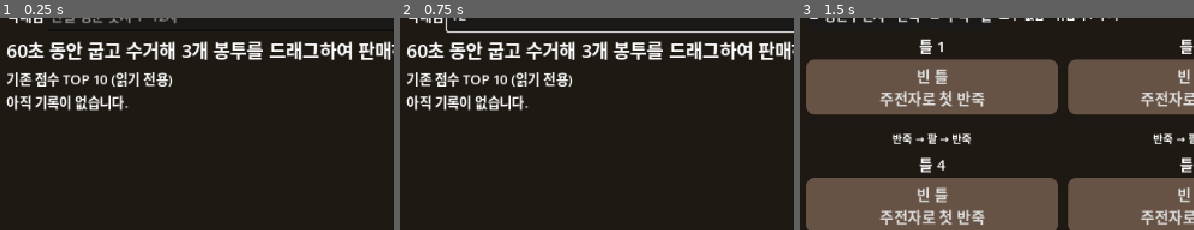
Above: before the commit, frames 1-3 (left to right).
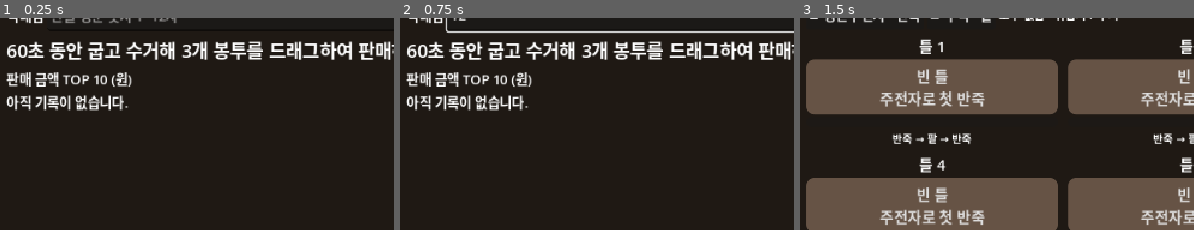
Above: after the commit, the same moments.

Repository: yeram109/bungeoppang-tycoon
Game: Godot game, scene res://scenes/main.tscn
Same seed, same stepped clock (60 frames per second), same inputs: the game is played once before the commit and once after it.
Inputs (mouse positions are % of the whole screen's width and height, from its top left):
- Up to frame 1 (0.25 s): no input
- Up to frame 2 (0.75 s): click (52, 25) at 0.52 s; type "12" at 0.6 s
- Up to frame 3 (1.5 s): click "게임 시작" at 1.25 s
The pictures show only the part of the screen within x 0-50%, y 25-75%; the shares and areas given below are measured in that part.

The runs differ from the first frame. In frame 1, 1.3% of the frame differs, in the area x 1-44%, y 25-33%; in frame 2, 1.3%; in frame 3, nothing differs.

Commit message:
feat: migrate to persistent currency leaderboard

Diff:
--- a/scripts/main.gd
+++ b/scripts/main.gd
@@ -169,7 +169,7 @@
 	leaderboard_panel.size_flags_vertical = Control.SIZE_EXPAND_FILL
 	column.add_child(leaderboard_panel)
 	var ranking_title := Label.new()
-	ranking_title.text = "기존 점수 TOP 10 (읽기 전용)"
+	ranking_title.text = "판매 금액 TOP 10 (원)"
 	leaderboard_panel.add_child(ranking_title)
 	var scroll := ScrollContainer.new()
 	scroll.size_flags_vertical = Control.SIZE_EXPAND_FILL
@@ -181,7 +181,7 @@
 	scroll.add_child(leaderboard_rows)
 	save_label = Label.new()
 	save_label.autowrap_mode = TextServer.AUTOWRAP_WORD_SMART
-	save_label.text = "기존 랭킹을 읽지 못해 빈 목록으로 표시합니다. 파일은 변경하지 않습니다." if not ranking.load_message.is_empty() else ""
+	save_label.text = ranking.load_message
 	column.add_child(save_label)
 	action_button = Button.new()
 	action_button.text = "게임 시작"
@@ -350,7 +350,7 @@
 	for index in mold_views.size():
 		var message: String = session.feedback[index] if now - session.feedback_at[index] < 1_200_000 else ""
 		mold_views[index].render(session.molds[index], index, display_time, session.running, message)
-	result_label.text = "%s 님 · 시간 종료!\n총 판매 금액 %d원" % [player_nickname, session.revenue] if ended else "60초 동안 굽고 수거해 3개 봉투를 드래그하여 판매하세요."
+	result_label.text = "%s 님 · 시간 종료!\n총 판매 금액 %d원 · 최고 판매 금액 %d원" % [player_nickname, session.revenue, ranking.best_score()] if ended else "60초 동안 굽고 수거해 3개 봉투를 드래그하여 판매하세요."
 	result_label.visible = not session.running
 	tool_row.visible = session.running
 	batter_button.set_pressed_no_signal(session.selected_tool == Session.Tool.BATTER)
@@ -384,10 +384,12 @@
 func _finish_if_needed() -> void:
 	if not has_started or session.running or result_recorded:
 		return
-	# Currency rankings are deferred to G003; preserve legacy score records.
+	# Mark the attempt before writing: repeated end/frame/UI events cannot save twice.
 	_cancel_bag_drag()
 	result_recorded = true
-	save_label.text = "이번 수익은 랭킹에 저장하지 않습니다. 기존 기록은 유지됩니다."
+	var saved: bool = ranking.add_result(player_nickname, session.revenue, int(Time.get_unix_time_from_system() * 1000))
+	save_label.text = "기록 저장 완료" if saved else "기록 저장 실패: " + ranking.last_error
+	_refresh_rankings()
 
 func _show_start() -> void:
 	if session.running:
@@ -408,7 +410,7 @@
 		var record: Dictionary = ranking.records[index]
 		var label := Label.new()
 		var played := Time.get_datetime_string_from_unix_time(int(record.played_at / 1000.0)).replace("T", " ")
-		label.text = "%2d.  %s  ·  %d점  ·  %s UTC" % [index + 1, record.nickname, record.score, played]
+		label.text = "%2d.  %s  ·  %d원  ·  %s UTC" % [index + 1, record.nickname, record.score, played]
 		label.add_theme_font_size_override("font_size", 16)
 		label.text_overrun_behavior = TextServer.OVERRUN_TRIM_ELLIPSIS
 		leaderboard_rows.add_child(label)
--- a/scripts/ranking_store.gd
+++ b/scripts/ranking_store.gd
@@ -1,5 +1,6 @@
 extends RefCounted
 ## A small local TOP 10 store. A failed write never replaces the in-memory ranking.
+const VERSION := 2 # Version 1 score points must never be interpreted as KRW.
 const LIMIT := 10
 const MAX_INTEGER := 9_007_199_254_740_990
 var path: String
@@ -37,6 +38,7 @@
 	records = []
 	next_order = 0
 	load_message = ""
+	last_error = ""
 	_read_blocked = false
 	var file := FileAccess.open(path, FileAccess.READ)
 	if file == null:
@@ -53,7 +55,16 @@
 		load_message = "랭킹 읽기 실패. 기존 파일 보호를 위해 저장하지 않습니다."
 		return
 	var json := JSON.new()
-	if json.parse(text) != OK or not _valid_document(json.data):
+	var parse_error := json.parse(text)
+	if parse_error == OK and _valid_document(json.data, 1):
+		# Replace the old points file only after an empty currency file is staged
+		# and verified. On failure, disk stays intact but legacy rows stay hidden.
+		if _write_document(JSON.stringify({"version": VERSION, "next_order": 0, "records": []}, "\t")):
+			load_message = "기존 점수 기록을 초기화하고 원화 랭킹으로 전환했습니다."
+		else:
+			load_message = "원화 랭킹 초기화 저장 실패. 기존 파일은 보존되며 표시하지 않습니다. " + last_error
+		return
+	if parse_error != OK or not _valid_document(json.data):
 		load_message = "랭킹 파일이 손상되어 빈 랭킹으로 시작합니다. 다음 결과부터 새로 저장합니다."
 		return
 	records = json.data.records.duplicate(true)
@@ -66,8 +77,8 @@
 	if records.size() > LIMIT:
 		records.resize(LIMIT)
 
-func _valid_document(data: Variant) -> bool:
-	if not data is Dictionary or data.get("version") != 1 or not data.get("records") is Array or not _whole_number(data.get("next_order")):
+func _valid_document(data: Variant, expected_version: int = VERSION) -> bool:
+	if not data is Dictionary or data.get("version") != expected_version or not data.get("records") is Array or not _whole_number(data.get("next_order")):
 		return false
 	var orders := {}
 	for record in data.records:
@@ -98,7 +109,7 @@
 	candidate.sort_custom(_earlier)
 	if candidate.size() > LIMIT:
 		candidate.resize(LIMIT)
-	var document := {"version": 1, "next_order": next_order + 1, "records": candidate}
+	var document := {"version": VERSION, "next_order": next_order + 1, "records": candidate}
 	if not _write_document(JSON.stringify(document, "\t")):
 		return false
 	records = candidate
--- a/tests/test_cooking_ui.gd
+++ b/tests/test_cooking_ui.gd
@@ -183,6 +183,6 @@
 	main.session.started_at = Time.get_ticks_usec() - Session.DURATION_USEC
 	main._process(0.0)
 	check(not main.tool_cursor.visible and not main.tool_row.visible and main.back_button.visible, "result hides tools and shows return")
-	check(not FileAccess.file_exists(main.ranking_path), "actual end never creates legacy ranking")
+	check(FileAccess.file_exists(main.ranking_path), "actual end creates currency ranking")
 	main.queue_free()
 	await process_frame
--- /dev/null
+++ b/tests/test_currency_ranking.gd
@@ -0,0 +1,122 @@
+extends SceneTree
+const Store = preload("res://scripts/ranking_store.gd")
+const Session = preload("res://scripts/cooking_session.gd")
+var checks := 0
+var failures := 0
+var directory: String
+func _initialize() -> void:
+	directory = "res://.tools/test-data/currency-%d-%d" % [OS.get_process_id(), Time.get_ticks_usec()]
+	DirAccess.make_dir_recursive_absolute(directory)
+	call_deferred("run")
+func check(ok: bool, message: String) -> void:
+	checks += 1
+	if not ok:
+		failures += 1
+		push_error(message)
+func write(path: String, text: String) -> void:
+	var f := FileAccess.open(path, FileAccess.WRITE)
+	f.store_string(text)
+	f.close()
+func legacy() -> String:
+	return JSON.stringify({"version": 1, "next_order": 2, "records": [{"nickname": "옛점수", "score": 100, "played_at": 1, "order": 0}, {"nickname": "옛점수", "score": 60, "played_at": 2, "order": 1}]})
+func run() -> void:
+	for failure in ["none", "staging", "replace"]:
+		var path := directory.path_join(failure + ".json")
+		write(path, legacy())
+		if failure == "staging":
+			DirAccess.make_dir_absolute(path + ".tmp")
+		if failure == "replace":
+			FileAccess.set_read_only_attribute(path, true)
+		var s = Store.new(path)
+		s.load_records()
+		check(s.records.is_empty() and s.next_order == 0 and s.best_score() == 0, "legacy never leaks into currency")
+		if failure == "none":
+			var data = JSON.parse_string(FileAccess.get_file_as_string(path))
+			check(data.version == 2 and data.records.is_empty() and data.next_order == 0, "startup replaces legacy with empty version 2")
+			check(s.load_message.contains("전환했습니다"), "migration success reported")
+		else:
+			check(FileAccess.get_file_as_string(path) == legacy(), "failed migration leaves legacy bytes intact")
+			check(s.load_message.contains("실패") and not s.load_message.contains("전환했습니다"), "no false migration success")
+			check(not s.add_result("새기록", 2000, 10), "result save still reports failure")
+			check(FileAccess.get_file_as_string(path) == legacy() and s.records.is_empty(), "failed result cannot mix or corrupt legacy")
+			if failure == "staging":
+				DirAccess.remove_absolute(path + ".tmp")
+			else:
+				FileAccess.set_read_only_attribute(path, false)
+		check(s.add_result("새기록", 1600, 10), "migration or retry saves currency result")
+		var reloaded = Store.new(path)
+		reloaded.load_records()
+		check(reloaded.records.size() == 1 and reloaded.records[0].score == 1600 and reloaded.records[0].nickname == "새기록", "reload only currency")
+		check(reloaded.load_message.is_empty() and reloaded.next_order == 1, "version 2 not migrated again")
+		check(reloaded.add_result("새기록", 0, 11), "same nickname zero currency is distinct")
+		check(reloaded.records.size() == 2 and reloaded.records[1].score == 0, "zero retained")
+	await test_ui()
+	print("G003-A TESTS: %d checks, %d failures" % [checks, failures])
+	quit(1 if failures else 0)
+func make_main(path: String):
+	var main = load("res://scenes/main.tscn").instantiate()
+	main.ranking_path = path
+	root.add_child(main)
+	main.set_process(false)
+	main.nickname_input.text = "원화장인"
+	return main
+func sell(main) -> void:
+	# Prepare using actual cooking APIs, sell through the same UI drop path.
+	var now := Time.get_ticks_usec()
+	main.session.start(now - 9_000_000)
+	for index in 3:
+		main.session.board.add_batter(index, now - 8_000_000)
+		main.session.board.add_filling(index, now - 8_000_000)
+		main.session.board.add_batter(index, now - 8_000_000)
+		main.session.board.flip(index, now - 3_000_000)
+		main.click_mold_at(index, now)
+	main.begin_bag_drag(now)
+	main.drop_bag_at(main.sale_zone.get_global_rect().get_center(), now)
+func finish(main) -> void:
+	main.session.started_at = Time.get_ticks_usec() - Session.DURATION_USEC
+	main._process(0)
+func test_ui() -> void:
+	var path := directory.path_join("ui.json")
+	write(path, legacy())
+	var main = make_main(path)
+	check(main.ranking.records.is_empty() and main.save_label.text.contains("전환"), "UI migrates without legacy display")
+	main.action_button.pressed.emit()
+	await process_frame
+	sell(main)
+	check(main.session.revenue == 2000 and main.ranking.records.is_empty(), "sale revenue not saved before end")
+	finish(main)
+	check(main.ranking.records.size() == 1 and main.ranking.records[0].score == 2000, "end saves actual sale revenue")
+	check(main.result_label.text.contains("총 판매 금액 2000원") and main.result_label.text.contains("최고 판매 금액 2000원"), "result and best use currency")
+	check(main.leaderboard_rows.get_child(0).text.contains("2000원") and main.save_label.text == "기록 저장 완료", "ranking and success visible")
+	var bytes := FileAccess.get_file_as_string(path)
+	for index in 5:
+		main._finish_if_needed()
+		main._process(0)
+		main._on_mold_clicked(0)
+		main.drop_bag_at(Vector2.ZERO, Time.get_ticks_usec())
+	check(FileAccess.get_file_as_string(path) == bytes and main.ranking.next_order == 1, "duplicate events do not save")
+	main.back_button.pressed.emit()
+	check(FileAccess.get_file_as_string(path) == bytes, "return to start does not save")
+	main.queue_free()
+	await process_frame
+	main = make_main(path)
+	check(main.ranking.records.size() == 1 and main.ranking.best_score() == 2000, "new scene restores exact sale")
+	main.action_button.pressed.emit()
+	finish(main)
+	check(main.ranking.records.size() == 2 and main.ranking.records[1].score == 0, "new session zero saves once")
+	main.action_button.pressed.emit()
+	check(main.session.revenue == 0 and not main.result_recorded, "retry resets revenue and save guard")
+	DirAccess.make_dir_absolute(path + ".tmp")
+	bytes = FileAccess.get_file_as_string(path)
+	sell(main)
+	finish(main)
+	check(main.save_label.text.begins_with("기록 저장 실패:") and main.result_label.text.contains("2000원"), "save failure preserves playable result")
+	check(FileAccess.get_file_as_string(path) == bytes and main.ranking.next_order == 2, "failed round preserves disk and memory")
+	DirAccess.remove_absolute(path + ".tmp")
+	main._finish_if_needed()
+	check(FileAccess.get_file_as_string(path) == bytes, "failed round is not retried by UI refresh")
+	main.action_button.pressed.emit()
+	finish(main)
+	check(main.save_label.text == "기록 저장 완료" and main.ranking.next_order == 3, "next round can save after failure")
+	main.queue_free()
+	await process_frame
--- a/tests/test_ranking.gd
+++ b/tests/test_ranking.gd
@@ -75,7 +75,7 @@
 	main._stage_nickname("늦은입력")
 	check(not main.nickname_pending and main.player_nickname == "겨울장인", "running session rejects late draft")
 	end_round(main)
-	check(main.result_label.text.contains("겨울장인") and not FileAccess.file_exists(main.ranking_path), "confirmed name reaches result without creating legacy record")
+	check(main.result_label.text.contains("겨울장인") and main.ranking.records[0].nickname == "겨울장인", "confirmed name reaches saved currency record")
 	main.queue_free()
 	await process_frame
 
@@ -106,18 +106,18 @@
 	check(not FileAccess.file_exists(path + ".tmp"), "successful replace consumes staging file")
 
 func test_corruption() -> void:
-	var invalid := ["not json", "", "null", "[]", "{}", '{"version":2,"records":[],"next_order":0}']
+	var invalid := ["not json", "", "null", "[]", "{}", '{"version":3,"records":[],"next_order":0}']
 	var valid_record := {"nickname": "정상", "score": 60, "played_at": 1000, "order": 0}
 	for field in ["nickname", "score", "played_at", "order"]:
 		var record := valid_record.duplicate()
 		record[field] = null
-		invalid.append(JSON.stringify({"version": 1, "next_order": 1, "records": [record]}))
+		invalid.append(JSON.stringify({"version": Store.VERSION, "next_order": 1, "records": [record]}))
 	for score in [-1, 0.5, "100"]:
 		var record := valid_record.duplicate()
 		record.score = score
-		invalid.append(JSON.stringify({"version": 1, "next_order": 1, "records": [record]}))
-	invalid.append(JSON.stringify({"version": 1, "next_order": 0, "records": [valid_record]}))
-	invalid.append(JSON.stringify({"version": 1, "next_order": 1, "records": [valid_record, valid_record]}))
+		invalid.append(JSON.stringify({"version": Store.VERSION, "next_order": 1, "records": [record]}))
+	invalid.append(JSON.stringify({"version": Store.VERSION, "next_order": 0, "records": [valid_record]}))
+	invalid.append(JSON.stringify({"version": Store.VERSION, "next_order": 1, "records": [valid_record, valid_record]}))
 	for index in invalid.size():
 		var path := path_for("corrupt%d" % index)
 		write_text(path, invalid[index])
@@ -199,12 +199,12 @@
 	check(main.nickname_input.text == main.player_nickname and not main.leaderboard_panel.visible, "nickname fixed for session")
 	end_round(main)
 	check(main.result_label.text.contains("한글장인12") and main.result_label.text.contains("시간 종료!"), "result keeps session nickname")
-	check(main.save_label.text.contains("저장하지 않습니다") and not FileAccess.file_exists(path), "practice never creates legacy ranking")
+	check(main.save_label.text == "기록 저장 완료" and main.ranking.records.size() == 1 and main.ranking.records[0].score == 0, "zero currency round saves once")
 	for repeat in 5:
 		main._process(0.0)
 		main._finish_if_needed()
 		main._on_mold_clicked(0)
-	check(not FileAccess.file_exists(path), "repeat finish/frame/input cannot save zero records")
+	check(main.ranking.records.size() == 1 and main.ranking.next_order == 1, "repeat finish/frame/input cannot duplicate record")
 	main.action_button.pressed.emit()
 	check(main.session.running and main.player_nickname == "한글장인12", "retry keeps nickname")
 	end_round(main)
@@ -212,13 +212,13 @@
 	check(not main.has_started and main.nickname_row.visible and main.leaderboard_panel.visible, "return to start and existing leaderboard")
 	main.queue_free()
 	await process_frame
-	# Seed only the isolated fixture, then prove the real UI never changes it.
+	# Seed an isolated TOP 10 fixture and verify currency saves through the real UI.
 	var fixture = Store.new(path)
 	for index in 12:
 		fixture.add_result("가나다라마바사아자차카타", 200 + index, index)
 	var before := FileAccess.get_file_as_string(path)
 	main = make_main(path)
-	check(main.ranking.records.size() == 10 and main.leaderboard_rows.get_child_count() == 10, "existing top ten restored read-only")
+	check(main.ranking.records.size() == 10 and main.leaderboard_rows.get_child_count() == 10, "currency top ten restored")
 	await process_frame
 	check(main.get_global_rect().encloses(main.action_button.get_global_rect()), "start controls fit with ten long names")
 	main.nickname_input.text = "한글장인"
@@ -226,7 +226,7 @@
 		main.action_button.pressed.emit()
 		end_round(main)
 		main.back_button.pressed.emit()
-	check(FileAccess.get_file_as_string(path) == before and main.ranking.records.size() == 10, "multiple rounds preserve legacy file byte for byte")
+	check(FileAccess.get_file_as_string(path) != before and main.ranking.records.size() == 10 and main.ranking.next_order == 15, "multiple rounds save separately and retain top ten")
 	main.action_button.pressed.emit()
 	end_round(main)
 	await process_frame
@@ -241,7 +241,7 @@
 	main.nickname_input.text = "복구검사"
 	main.action_button.pressed.emit()
 	end_round(main)
-	check(FileAccess.get_file_as_string(corrupt_path) == "broken JSON", "practice does not repair or replace existing file")
+	check(JSON.parse_string(FileAccess.get_file_as_string(corrupt_path)).version == Store.VERSION and main.ranking.records.size() == 1, "completed round repairs corrupt file")
 	main.action_button.pressed.emit()
 	check(main.session.running, "load failure does not prevent retry")
 	main.queue_free()
--- a/tests/test_sales_ui.gd
+++ b/tests/test_sales_ui.gd
@@ -177,7 +177,7 @@
 	main.session.started_at = Time.get_ticks_usec() - main.Session.DURATION_USEC
 	main._process(0)
 	check(not main.dragging and not main.drag_preview.visible and main.session.bag.items.is_empty(), "process expiry cancels active drag")
-	check(not FileAccess.file_exists(main.ranking_path), "no legacy ranking write")
+	check(JSON.parse_string(FileAccess.get_file_as_string(main.ranking_path)).version == 2, "end writes only currency version")
 	main.queue_free()
 	await process_frame
 	print("G002-B TESTS: %d checks, %d failures" % [checks, failures])
Not shown, added: tests/test_currency_ranking.gd.uid
